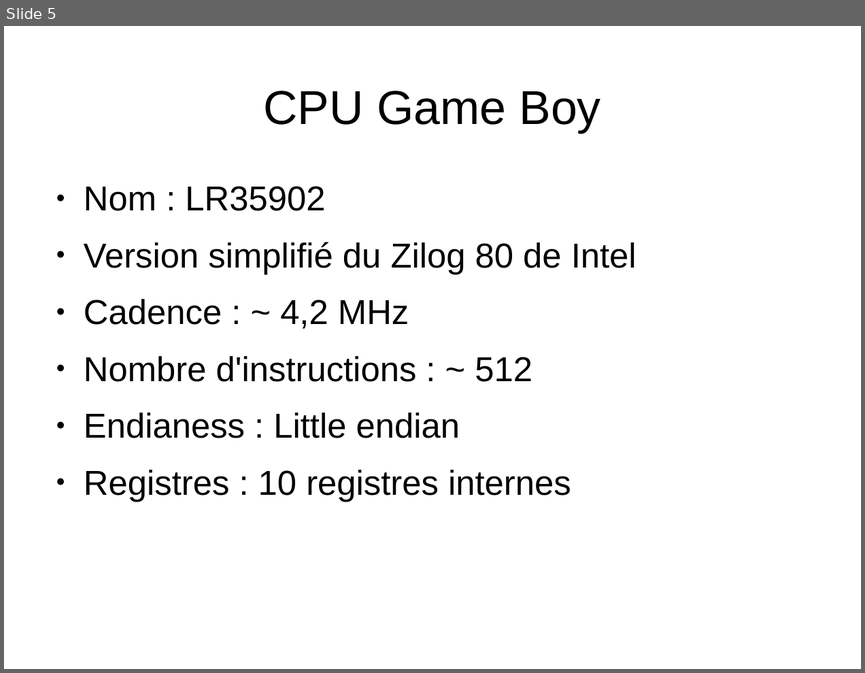
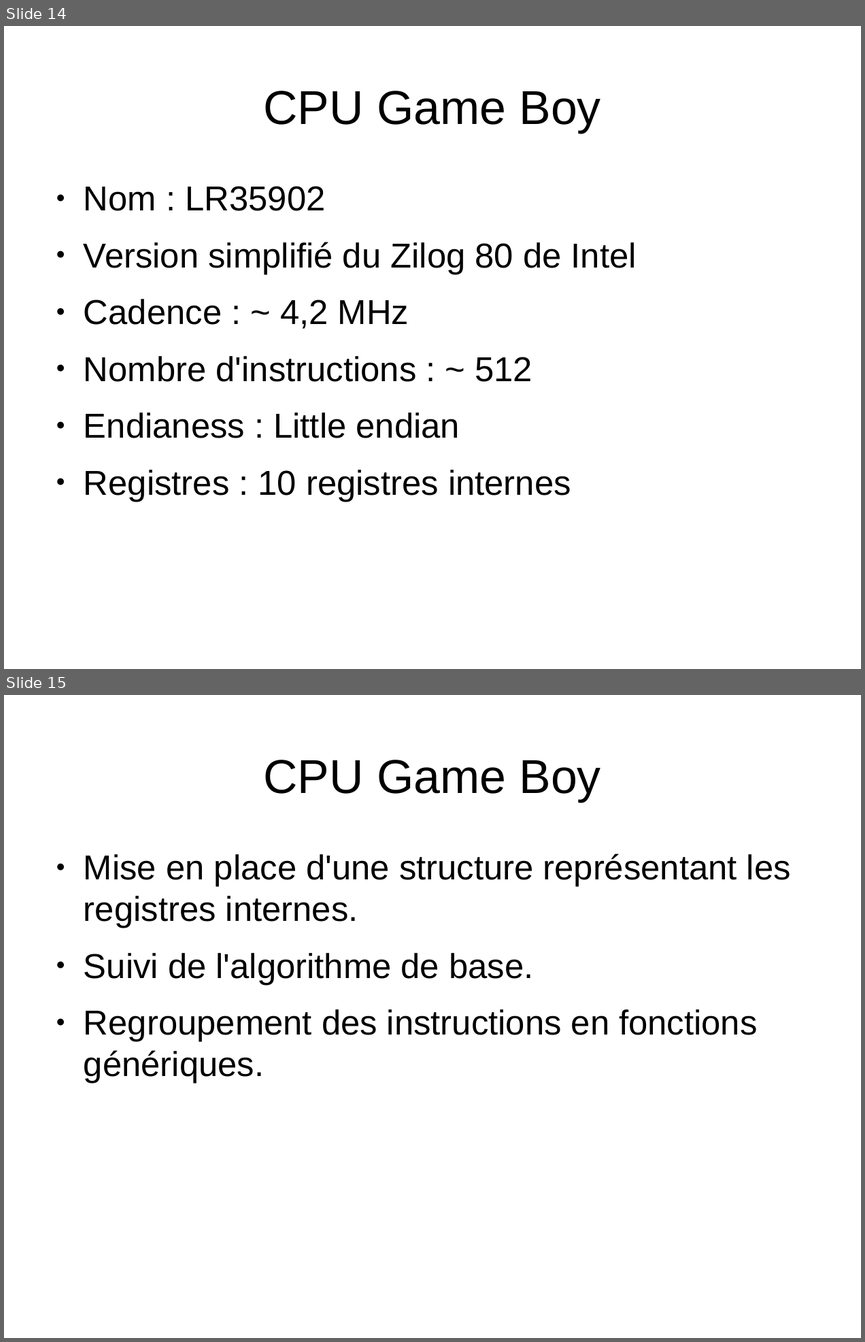
Before and after one commit to joakim-d/GroBoy, a slide deck: documents_TER/soutenance.odp. Shown one above the other, each under a label of ours: slide 5 before the commit, slides 14 and 15 after it. The pictures are 865x673 and 865x1342 pixels, drawn with LibreOffice and Linux fonts; fonts in the diff are those of the drawing. Boxes give left, top, right and bottom in pixels: in the first picture for what was removed or moved away, otherwise in the second. Text is boxed around its words. In the diff, an @@ line names an element or a change of style, - is before the commit and + after.

```diff
--- a/documents_TER/soutenance.odp
+++ b/documents_TER/soutenance.odp
@@ slide 15 added at [4,695,861,1338], background #FFFFFF @@
@@ title added at [263,760,601,802], 44 pt, text #000000 @@
+CPU Game Boy
@@ text added at [84,853,791,1083], 32 pt, text #000000 @@
+● Mise en place d'une structure représentant les registres internes.
+● Suivi de l'algorithme de base.
+● Regroupement des instructions en fonctions génériques.
@@ what was slide 5 is now slide 14 @@
```
Also in this commit, not shown: 2 slides changed, 23 other slides added.
